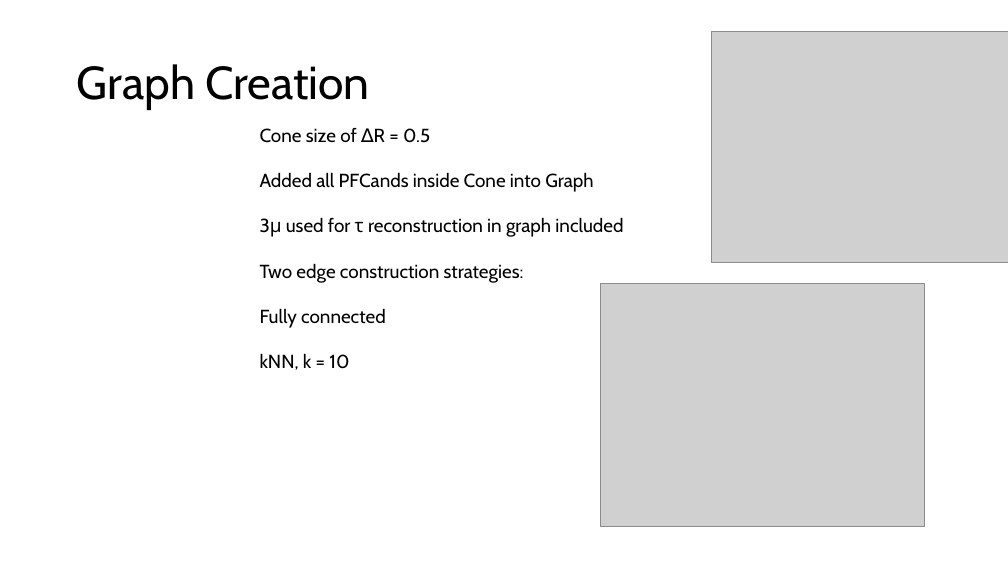
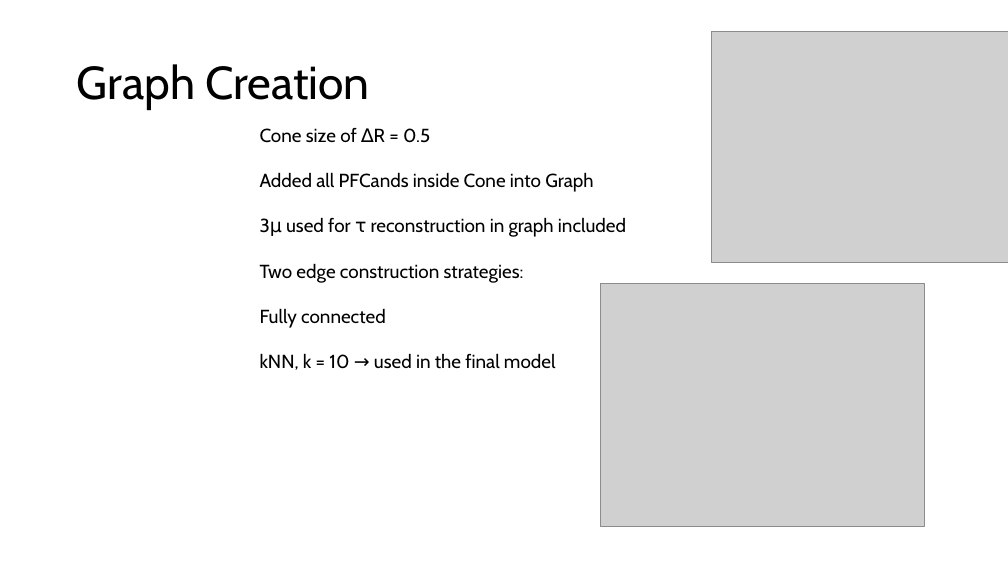
Before and after one commit to KaitoFuss/Tau3Mu_GNN, a slide deck: slide 21 of Tau3Mu_2nd_Presentation.pptx (slide 17 before the commit). Drawn at 1008x567 pixels with LibreOffice and Linux fonts; fonts in the diff are those of the drawing; grey boxes stand for pictures. Boxes give left, top, right and bottom in pixels: in the first picture for what was removed or moved away, otherwise in the second. Text is boxed around its words. In the diff, an @@ line names an element or a change of style, - is before the commit and + after.

```diff
--- a/Tau3Mu_2nd_Presentation.pptx
+++ b/Tau3Mu_2nd_Presentation.pptx
@@ text at [260, 353, 556, 370]: text changed @@
-kNN, k = 10
+kNN, k = 10 → used in the final model
```
Also in this commit, not shown: 6 other slides changed, 4 slides added.
